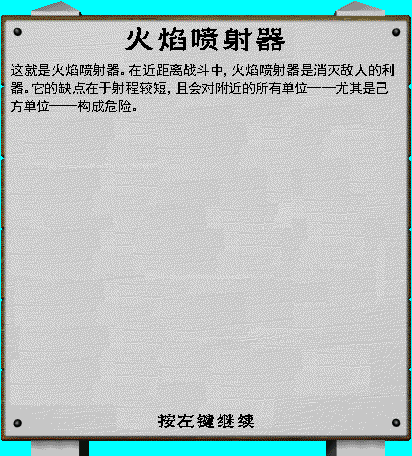
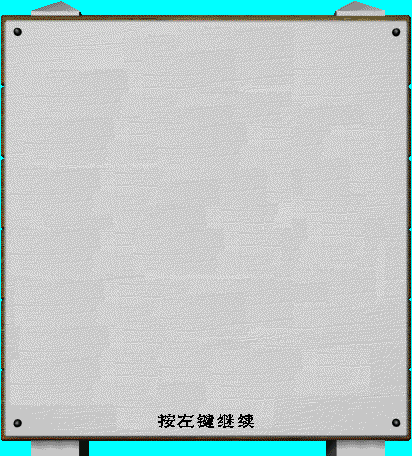
Layers edited between the first and the second w=412, h=456 image:
hid group "027" (2 layers) over [11,27,394,112]
renamed "火焰喷射器" to "喷火兵", painted on it over [125,27,285,51]
